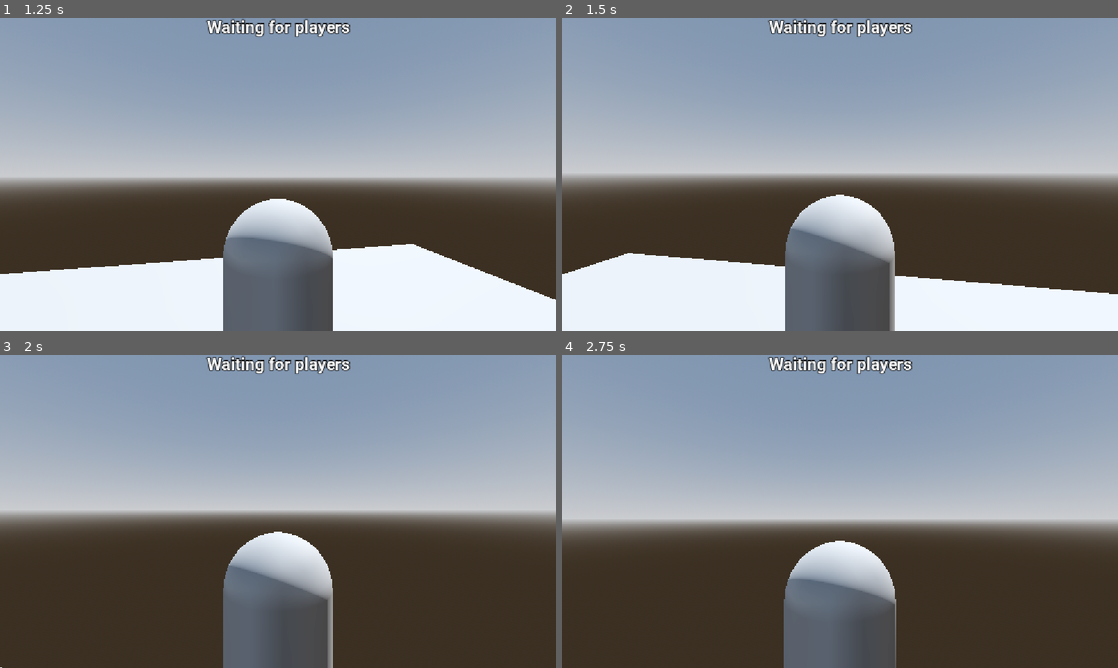
Above: before the commit, frames 1-4 (two rows, left to right).
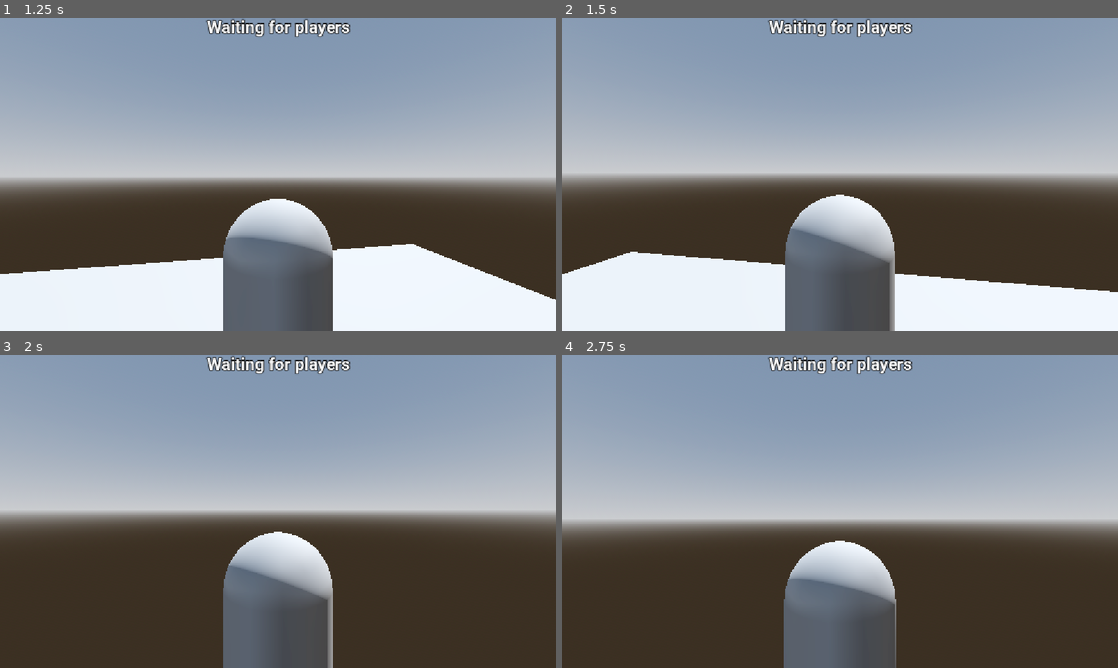
Above: after the commit, the same moments.

Repository: Virus01Official/forgotten_rewrite
Game: Godot game, scene res://main.tscn
Same seed, same stepped clock (60 frames per second), same inputs: the game is played once before the commit and once after it.
Inputs (mouse positions are in pixels of both pictures, inside the frame that each line leads up to):
- Up to frame 1 (1.25 s): move the mouse to (305, 174) at 0.52 s; hold Up (ui_up) from 0.53 s (still down); tap R (Ability3) at 0.6 s; tap T (Ability4, bound only after the commit) at 0.8 s
- Up to frame 2 (1.5 s): keep holding Up (ui_up); move the mouse to (812, 174) at 1.27 s; tap T (Ability4, bound only after the commit) at 1.35 s
- Up to frame 3 (2 s): keep holding Up (ui_up); tap R (Ability3) at 1.55 s
- Up to frame 4 (2.75 s): keep holding Up (ui_up); move the mouse to (851, 505) at 2.02 s; tap Q (Ability1) at 2.1 s; tap T (Ability4, bound only after the commit) at 2.3 s

Frame 1 is identical in both runs. In frame 2, 0.4% of the frame differs, in the area x 1-100%, y 74-89%; in frame 3, less than 0.1%; in frame 4, less than 0.1%.

Commit message:
small changes

Diff:
--- a/project.godot
+++ b/project.godot
@@ -98,6 +98,11 @@
 "events": [Object(InputEventKey,"resource_local_to_scene":false,"resource_name":"","device":-1,"window_id":0,"alt_press …(192 unchanged characters)…
 ]
 }
+Ability4={
+"deadzone": 0.2,
+"events": [Object(InputEventKey,"resource_local_to_scene":false,"resource_name":"","device":-1,"window_id":0,"alt_pressed":false,"shift_pressed":false,"ctrl_pressed":false,"meta_pressed":false,"pressed":false,"keycode":0,"physical_keycode":84,"key_label":0,"unicode":116,"location":0,"echo":false,"script":null)
+]
+}
 
 [physics]
 
--- a/scripts/ability_component.gd
+++ b/scripts/ability_component.gd
@@ -5,6 +5,7 @@
 @onready var player = $".."
 
 var coin_flip_sfx = preload("res://assets/sfx/coin_flip.mp3")
+var gunDestroyed = false
 
 func _activate_ability(ability: String) -> void:
 	if ability == "slash":
@@ -25,8 +26,7 @@
 			$"..".tokens += 1
 		else:
 			$"..".weakness += 1
-	elif ability == "gun_shot":
-		if $"..".tokens > 0:
+	elif ability == "gun_shot" and $"..".tokens > 0 and not gunDestroyed:
 			var tokens_used = $"..".tokens
 			$"..".tokens = 0
 
@@ -54,6 +54,7 @@
 				)
 				await get_tree().create_timer(0.05).timeout
 			elif random < explode_chance:
+				gunDestroyed = true
 				var hit_flag: Array = []
 				var spawn_pos = $"..".global_position + -$"..".transform.basis.z * 1.0
 				spawn_pos.y -= 0.9
@@ -73,6 +74,9 @@
 				print(str(player.health))
 			else:
 				player.maxhealth = randi_range(min_health, max_health)
+	elif ability == "reset" and player.tokens == 3:
+		gunDestroyed = false
+		player.weakness = 0
 	else:
 		print(ability)
 
--- a/scripts/player.gd
+++ b/scripts/player.gd
@@ -55,12 +55,14 @@
 const COOLDOWN_ABILITY1 = 3.0
 const COOLDOWN_ABILITY2 = 5.0
 const COOLDOWN_ABILITY3 = 5.0
+const COOLDOWN_ABILITY4 = 5.0
 const COOLDOWN_ATTACK   = 2.0
 
 var cooldowns := {
 	"Ability1": 0.0,
 	"Ability2": 0.0,
 	"Ability3": 0.0,
+	"Ability4": 0.0,
 	"Attack":   0.0,
 }
 
@@ -124,6 +126,16 @@
 		var ability_type = equipped_ability3.get("type", "")
 		var ability_name = equipped_ability3.get("name", "Ability3")
 		var cooldown_duration = equipped_ability3.get("cooldown", COOLDOWN_ABILITY3)
+		Ability_Component._activate_ability(ability_type)
+		_start_cooldown(ability_name, cooldown_duration)
+		usingAbility = true
+		await get_tree().create_timer(0.5).timeout
+		abilityTimer_timeout()
+
+	if Input.is_action_just_pressed("Ability4") and not usingAbility and not equipped_ability4.is_empty() and not _is_on_cooldown(equipped_ability4.get("name", "Ability4")):
+		var ability_type = equipped_ability4.get("type", "")
+		var ability_name = equipped_ability4.get("name", "Ability4")
+		var cooldown_duration = equipped_ability4.get("cooldown", COOLDOWN_ABILITY4)
 		Ability_Component._activate_ability(ability_type)
 		_start_cooldown(ability_name, cooldown_duration)
 		usingAbility = true
